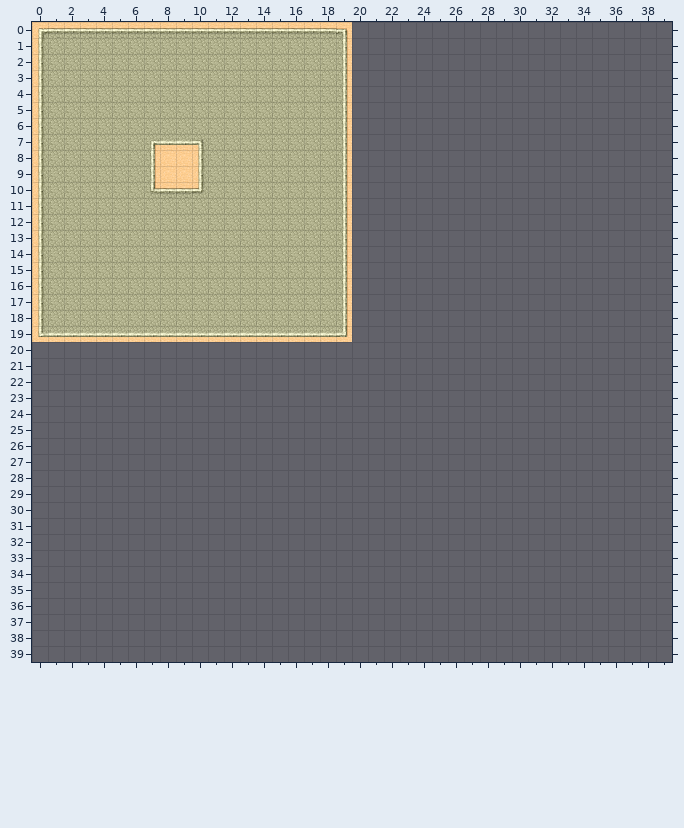
Two versions of a level (Tiled map, maps/Tiled_data/foo.tmx). Above, as it was before the edit.
Cells are 32x32 px. Shown: x 0..39, y 0..39. The old version is drawn lined up with the new one.
Once edited:
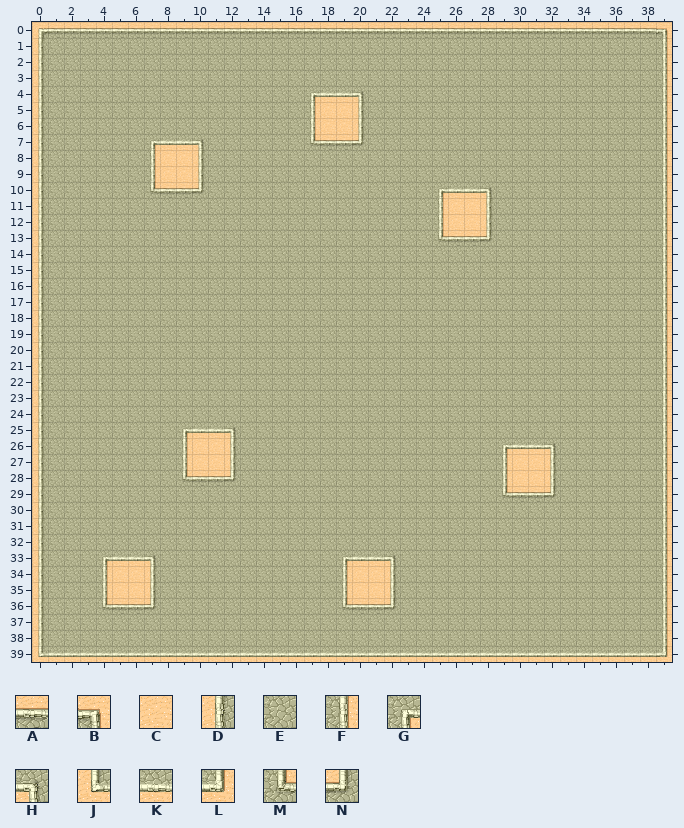
Key: from "tmw_desert_spacing2": A 25, B 26, C 29, D 32, E 33, F 34, G 35, H 36, J 40, K 41, L 42, M 43, N 44.
_ is an empty cell, . an unchanged one.
What changed:
map size 20x20 -> 40x40 cells
--- layer "Tile Layer 1"
@@ x 0..39 @@
- 0 ...................B____________________
- 1 ...................F____________________
- 2 ...................F____________________
- 3 ...................F____________________
- 4 .................EEF____________________
- 5 .................EEF____________________
- 6 .................EEF____________________
- 7 .................EEF____________________
- 8 ...................F____________________
- 9 ...................F____________________
-10 ...................F____________________
-11 ...................F____________________
-12 ...................F____________________
-13 ...................F____________________
-14 ...................F____________________
-15 ...................F____________________
-16 ...................F____________________
-17 ...................F____________________
-18 ...................F____________________
-19 JKKKKKKKKKKKKKKKKKKL____________________
-20 ________________________________________
-21 ________________________________________
-22 ________________________________________
-23 ________________________________________
-24 ________________________________________
-25 ________________________________________
-26 ________________________________________
-27 ________________________________________
-28 ________________________________________
-29 ________________________________________
-30 ________________________________________
-31 ________________________________________
-32 ________________________________________
-33 ________________________________________
-34 ________________________________________
-35 ________________________________________
-36 ________________________________________
-37 ________________________________________
-38 ________________________________________
-39 ________________________________________
+ 0 ...................AAAAAAAAAAAAAAAAAAAAB
+ 1 ...................EEEEEEEEEEEEEEEEEEEEF
+ 2 ...................EEEEEEEEEEEEEEEEEEEEF
+ 3 ...................EEEEEEEEEEEEEEEEEEEEF
+ 4 .................GKKHEEEEEEEEEEEEEEEEEEF
+ 5 .................FCCDEEEEEEEEEEEEEEEEEEF
+ 6 .................FCCDEEEEEEEEEEEEEEEEEEF
+ 7 .................MAANEEEEEEEEEEEEEEEEEEF
+ 8 ...................EEEEEEEEEEEEEEEEEEEEF
+ 9 ...................EEEEEEEEEEEEEEEEEEEEF
+10 ...................EEEEEEGKKHEEEEEEEEEEF
+11 ...................EEEEEEFCCDEEEEEEEEEEF
+12 ...................EEEEEEFCCDEEEEEEEEEEF
+13 ...................EEEEEEMAANEEEEEEEEEEF
+14 ...................EEEEEEEEEEEEEEEEEEEEF
+15 ...................EEEEEEEEEEEEEEEEEEEEF
+16 ...................EEEEEEEEEEEEEEEEEEEEF
+17 ...................EEEEEEEEEEEEEEEEEEEEF
+18 ...................EEEEEEEEEEEEEEEEEEEEF
+19 DEEEEEEEEEEEEEEEEEEEEEEEEEEEEEEEEEEEEEEF
+20 DEEEEEEEEEEEEEEEEEEEEEEEEEEEEEEEEEEEEEEF
+21 DEEEEEEEEEEEEEEEEEEEEEEEEEEEEEEEEEEEEEEF
+22 DEEEEEEEEEEEEEEEEEEEEEEEEEEEEEEEEEEEEEEF
+23 DEEEEEEEEEEEEEEEEEEEEEEEEEEEEEEEEEEEEEEF
+24 DEEEEEEEEEEEEEEEEEEEEEEEEEEEEEEEEEEEEEEF
+25 DEEEEEEEEGKKHEEEEEEEEEEEEEEEEEEEEEEEEEEF
+26 DEEEEEEEEFCCDEEEEEEEEEEEEEEEEGKKHEEEEEEF
+27 DEEEEEEEEFCCDEEEEEEEEEEEEEEEEFCCDEEEEEEF
+28 DEEEEEEEEMAANEEEEEEEEEEEEEEEEFCCDEEEEEEF
+29 DEEEEEEEEEEEEEEEEEEEEEEEEEEEEMAANEEEEEEF
+30 DEEEEEEEEEEEEEEEEEEEEEEEEEEEEEEEEEEEEEEF
+31 DEEEEEEEEEEEEEEEEEEEEEEEEEEEEEEEEEEEEEEF
+32 DEEEEEEEEEEEEEEEEEEEEEEEEEEEEEEEEEEEEEEF
+33 DEEEGKKHEEEEEEEEEEEGKKHEEEEEEEEEEEEEEEEF
+34 DEEEFCCDEEEEEEEEEEEFCCDEEEEEEEEEEEEEEEEF
+35 DEEEFCCDEEEEEEEEEEEFCCDEEEEEEEEEEEEEEEEF
+36 DEEEMAANEEEEEEEEEEEMAANEEEEEEEEEEEEEEEEF
+37 DEEEEEEEEEEEEEEEEEEEEEEEEEEEEEEEEEEEEEEF
+38 DEEEEEEEEEEEEEEEEEEEEEEEEEEEEEEEEEEEEEEF
+39 JKKKKKKKKKKKKKKKKKKKKKKKKKKKKKKKKKKKKKKL
Boxes around the changes in both pictures, in picture pixels (x1, y1, x2, y2):
changed: (32, 22, 672, 662)
